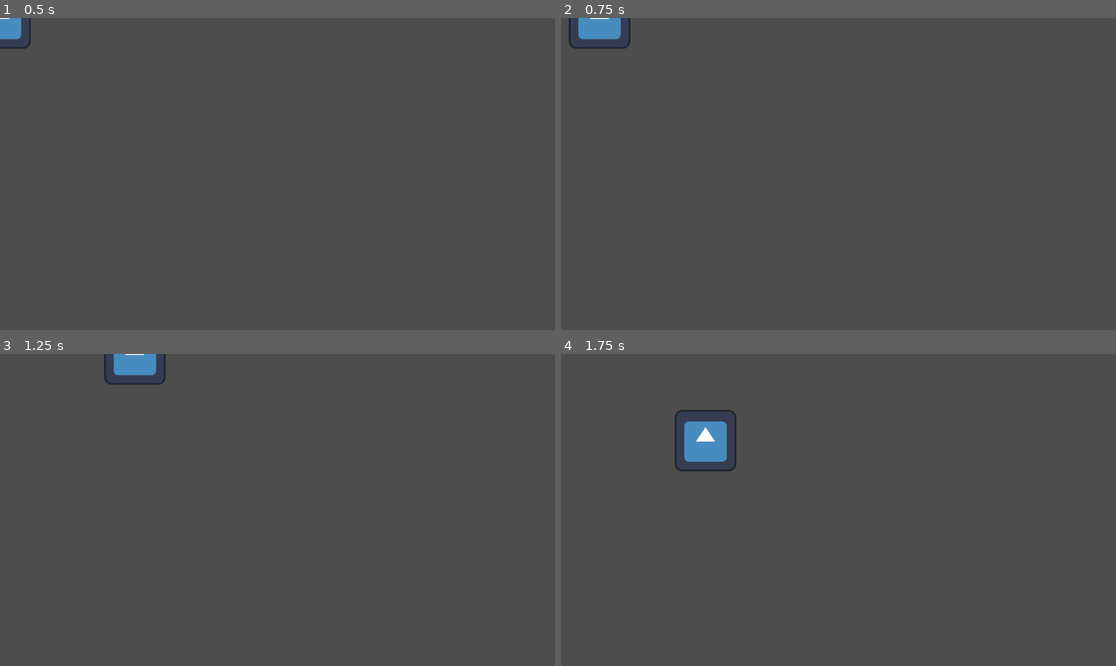
Above: before the commit, frames 1-4 (two rows, left to right).
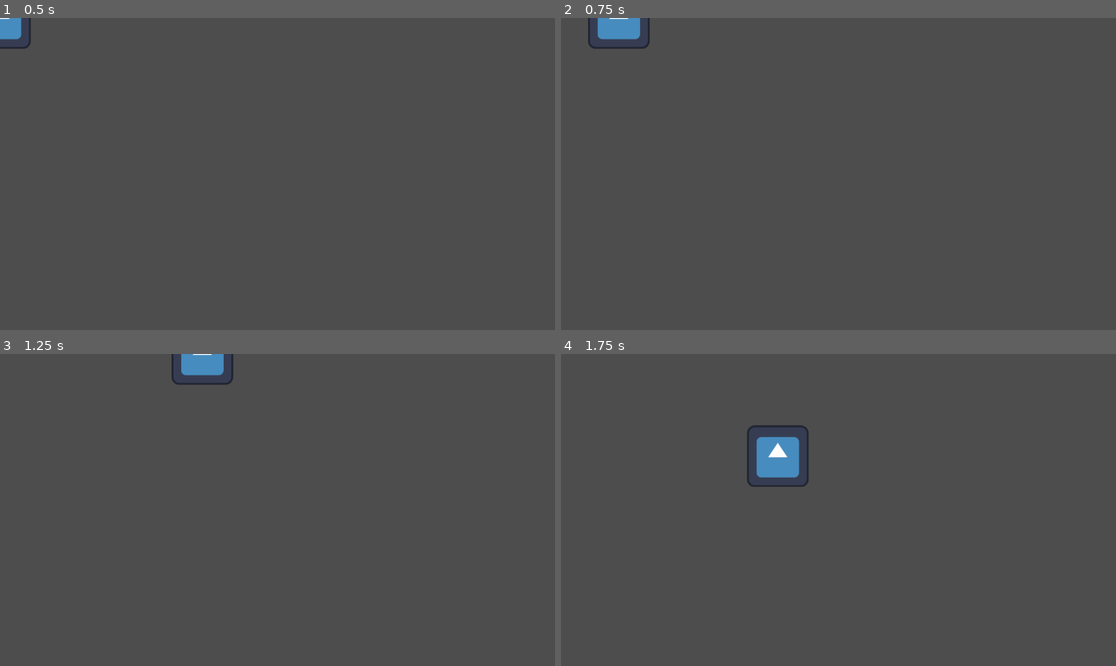
Above: after the commit, the same moments.

Repository: LucMat50/CS4800_ClassProject
Game: Godot game, scene res://scenes/main_game.tscn
Two runs of this game, one before a commit and one after it. Both use one fixed random seed, a clock stepped at 60 frames per second and the inputs below. The engine's default icon, where the game draws it, is replaced by a stand-in: a white triangle on a blue panel in a dark square.
Inputs:
- Up to frame 1 (0.5 s): no input
- Up to frame 2 (0.75 s): tap Enter at 0.5 s; hold Right (move_right) from 0.53 s (still down); hold Shift (run, bound only after the commit) from 0.53 s (still down)
- Up to frame 3 (1.25 s): keep holding Right (move_right); keep holding Shift (run, bound only after the commit)
- Up to frame 4 (1.75 s): release Right (move_right) at 1.28 s; release Shift (run, bound only after the commit) at 1.28 s; hold Down (move_down) from 1.28 s (still down); tap Shift (run, bound only after the commit) at 1.35 s

Frame 1 is identical in both runs. In frame 2, 0.6% of the frame differs, in the area x 1-17%, y 0-10%; in frame 3, 1.3%; in frame 4, 2.6%, in the area x 20-45%, y 17-43%.

Commit message:
updated input map and added running

Diff:
--- a/cs-4800-unnamed-game/player.gd
+++ b/cs-4800-unnamed-game/player.gd
@@ -1,10 +1,14 @@
 extends CharacterBody2D
-@export var speed = 400
+const SPEED = 450
+const RUN_SPEED = 600
 
 func get_input():
 	var input_direction = Input.get_vector("move_left", "move_right", "move_up", "move_down")
-	velocity = input_direction * speed
+	if Input.is_action_pressed("run"):
+		velocity = input_direction * RUN_SPEED
+	else:
+		velocity = input_direction * SPEED
 
-func _physics_process(delta: float) -> void:
+func _physics_process(_delta: float) -> void:
 	get_input()
 	move_and_slide()
--- a/cs-4800-unnamed-game/project.godot
+++ b/cs-4800-unnamed-game/project.godot
@@ -41,6 +41,21 @@
 , Object(InputEventKey,"resource_local_to_scene":false,"resource_name":"","device":-1,"window_id":0,"alt_pressed":false …(183 unchanged characters)…
 ]
 }
+interact={
+"deadzone": 0.2,
+"events": [Object(InputEventKey,"resource_local_to_scene":false,"resource_name":"","device":-1,"window_id":0,"alt_pressed":false,"shift_pressed":false,"ctrl_pressed":false,"meta_pressed":false,"pressed":false,"keycode":0,"physical_keycode":69,"key_label":0,"unicode":101,"location":0,"echo":false,"script":null)
+]
+}
+shoot={
+"deadzone": 0.2,
+"events": [Object(InputEventKey,"resource_local_to_scene":false,"resource_name":"","device":-1,"window_id":0,"alt_pressed":false,"shift_pressed":false,"ctrl_pressed":false,"meta_pressed":false,"pressed":false,"keycode":0,"physical_keycode":32,"key_label":0,"unicode":32,"location":0,"echo":false,"script":null)
+]
+}
+run={
+"deadzone": 0.2,
+"events": [Object(InputEventKey,"resource_local_to_scene":false,"resource_name":"","device":-1,"window_id":0,"alt_pressed":false,"shift_pressed":false,"ctrl_pressed":false,"meta_pressed":false,"pressed":false,"keycode":0,"physical_keycode":4194325,"key_label":0,"unicode":0,"location":0,"echo":false,"script":null)
+]
+}
 
 [physics]
 
